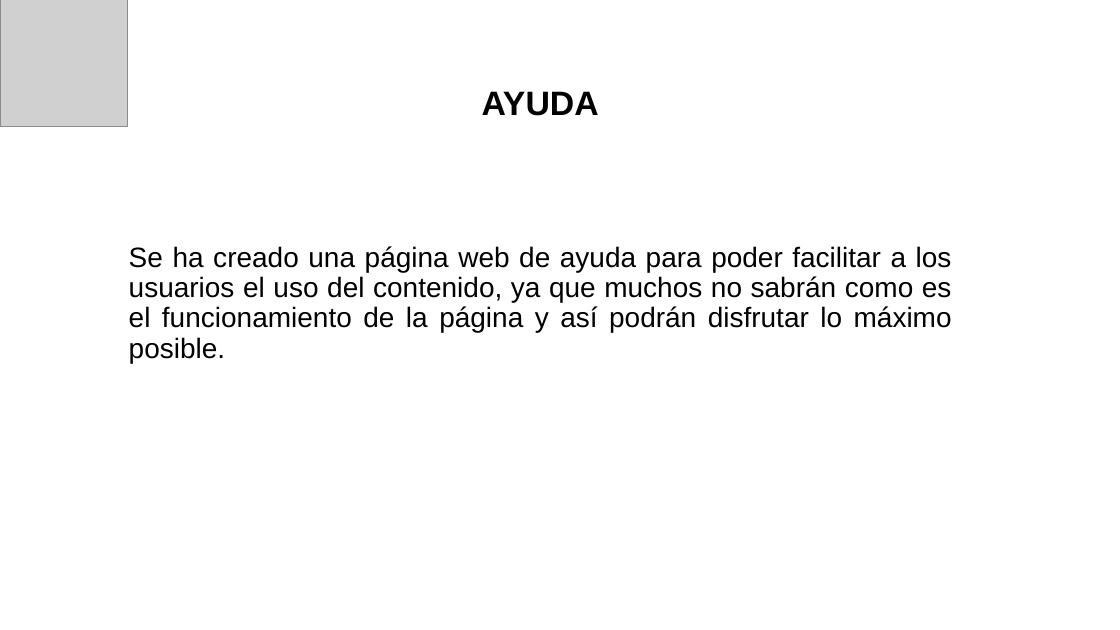
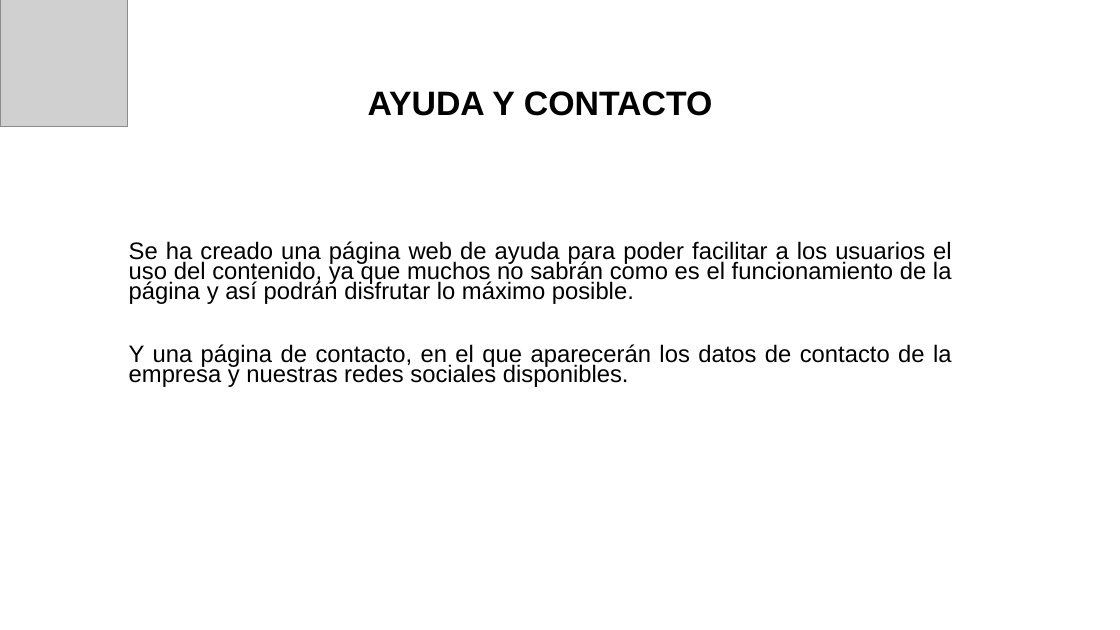
Before and after one commit to Aitor-tercero/TFG, a slide deck: slide 6 of Aitor_Tercero_DAM.pptx. Drawn at 1120x630 pixels with LibreOffice and Linux fonts; fonts in the diff are those of the drawing; grey boxes stand for pictures; background and template pictures are left out. Boxes give left, top, right and bottom in pixels: in the first picture for what was removed or moved away, otherwise in the second. Text is boxed around its words. In the diff, an @@ line names an element or a change of style, - is before the commit and + after.

Commit message:
updated

```diff
--- a/Aitor_Tercero_DAM.pptx
+++ b/Aitor_Tercero_DAM.pptx
@@ title at [368,91,713,116]: text changed @@
-AYUDA
+AYUDA Y CONTACTO
@@ subtitle at [129,241,952,304]: size 24 to 20.4 pt in "Se ha creado una página web de ..."; line spacing 0.9 to 0.7 @@
@@ subtitle at [129,344,952,387]: paragraph added @@
+Y una página de contacto, en el que aparecerán los datos de contacto de la empresa y nuestras redes sociales disponibles.
```
Also in this commit, not shown: 1 other slide changed.
